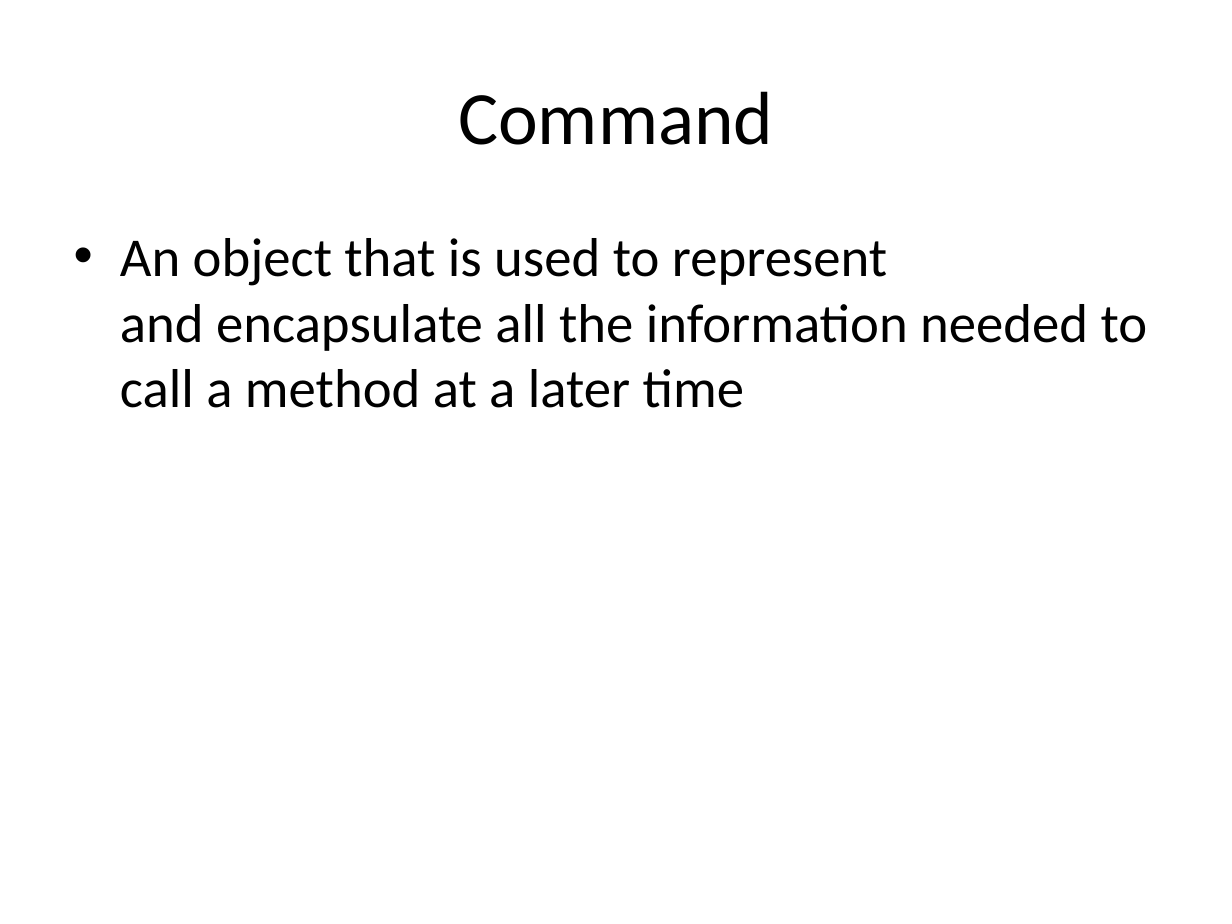
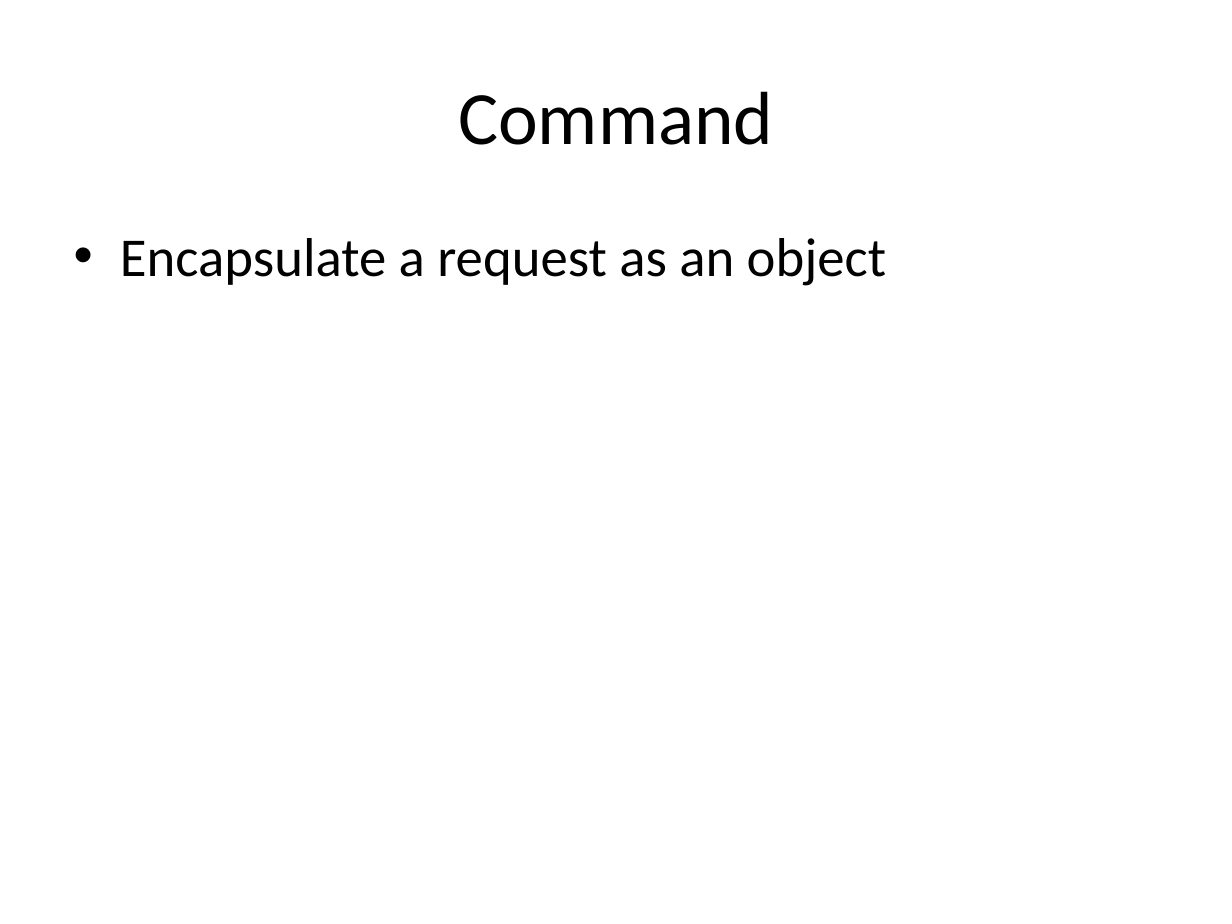
Before and after one commit to kamyu104/GofPatterns, a slide deck: slide 14 of Effective patterns.ppt (slide 12 before the commit). Drawn at 1232x924 pixels with LibreOffice and Linux fonts; fonts in the diff are those of the drawing. Boxes give left, top, right and bottom in pixels: in the first picture for what was removed or moved away, otherwise in the second. Text is boxed around its words. In the diff, an @@ line names an element or a change of style, - is before the commit and + after.

```diff
--- a/Effective patterns.ppt
+++ b/Effective patterns.ppt
@@ text at (120,238,886,286): text changed @@
-• An object that is used to represent and encapsulate all the information needed to call a method at a later time
+• Encapsulate a request as an object
```
Also in this commit, not shown: 5 other slides changed, 27 slides added, 19 slides removed, 4 other files.
